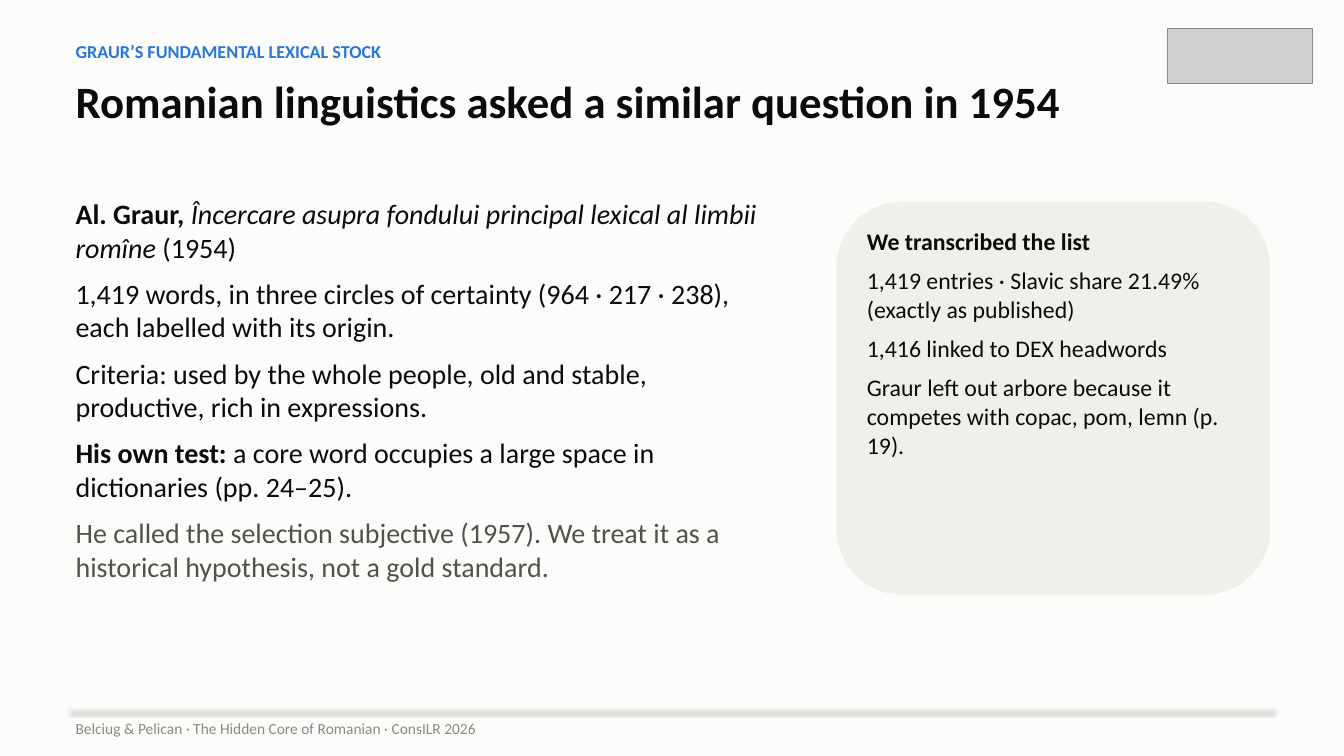
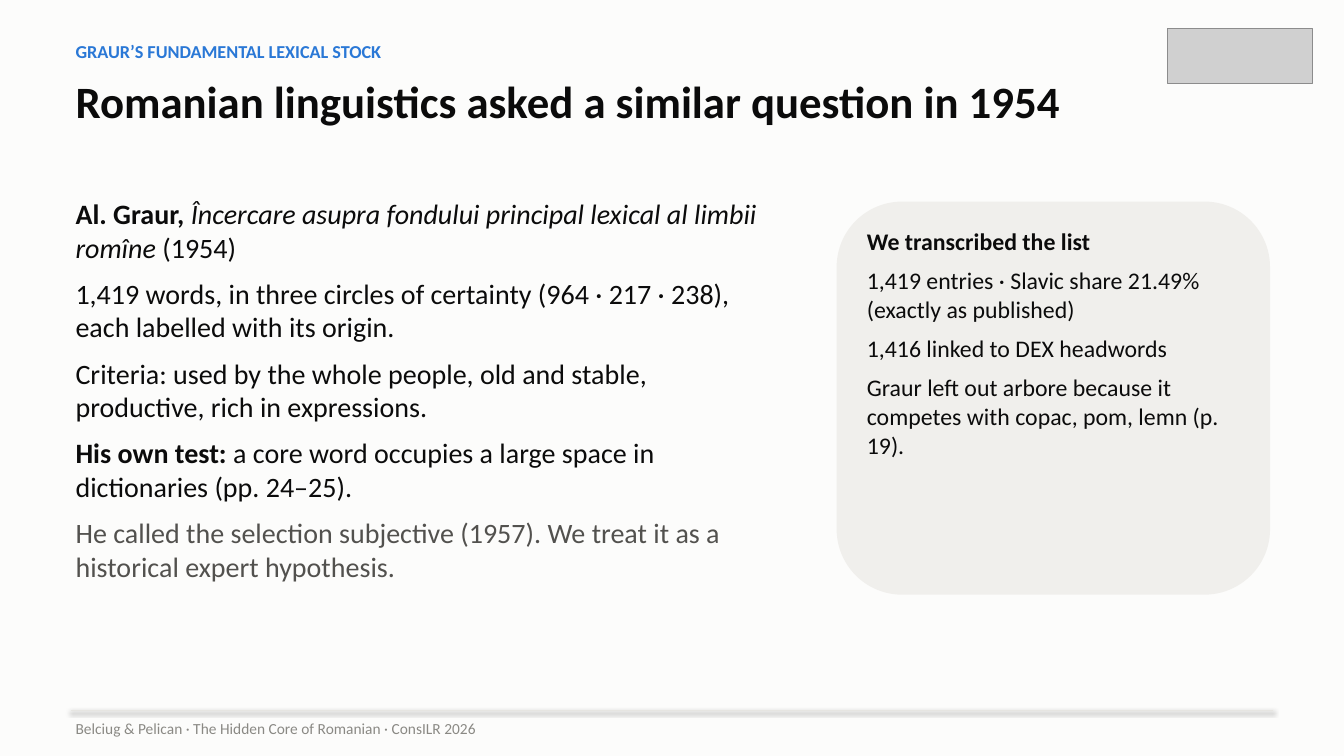
Before and after one commit to ovladon/hidden-core-romanian, a slide deck: slide 4 of slides/HiddenCore_ConsILR2026.pptx. Drawn at 1344x756 pixels with LibreOffice and Linux fonts; fonts in the diff are those of the drawing; grey boxes stand for pictures. Boxes give left, top, right and bottom in pixels: in the first picture for what was removed or moved away, otherwise in the second. Text is boxed around its words. In the diff, an @@ line names an element or a change of style, - is before the commit and + after.

```diff
--- a/slides/HiddenCore_ConsILR2026.pptx
+++ b/slides/HiddenCore_ConsILR2026.pptx
@@ text at box(76, 523, 719, 582): text changed @@
-He called the selection subjective (1957). We treat it as a historical hypothesis, not a gold standard.
+He called the selection subjective (1957). We treat it as a historical expert hypothesis.
```
Also in this commit, not shown: 9 other slides changed, 37 other files.
